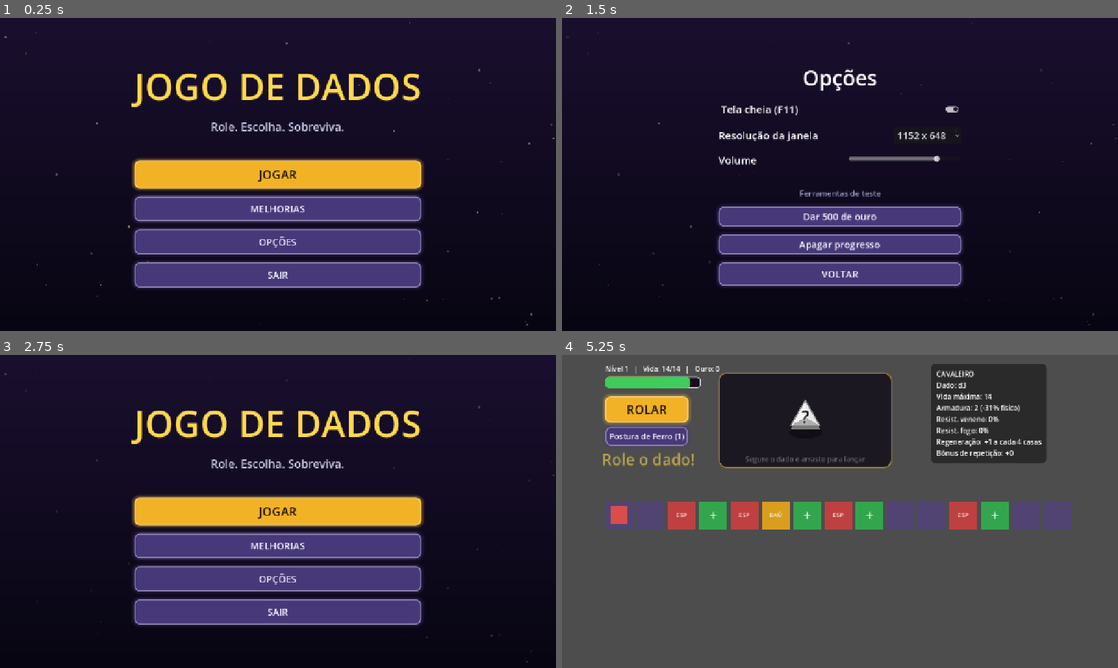
Above: before the commit, frames 1-4 (two rows, left to right).
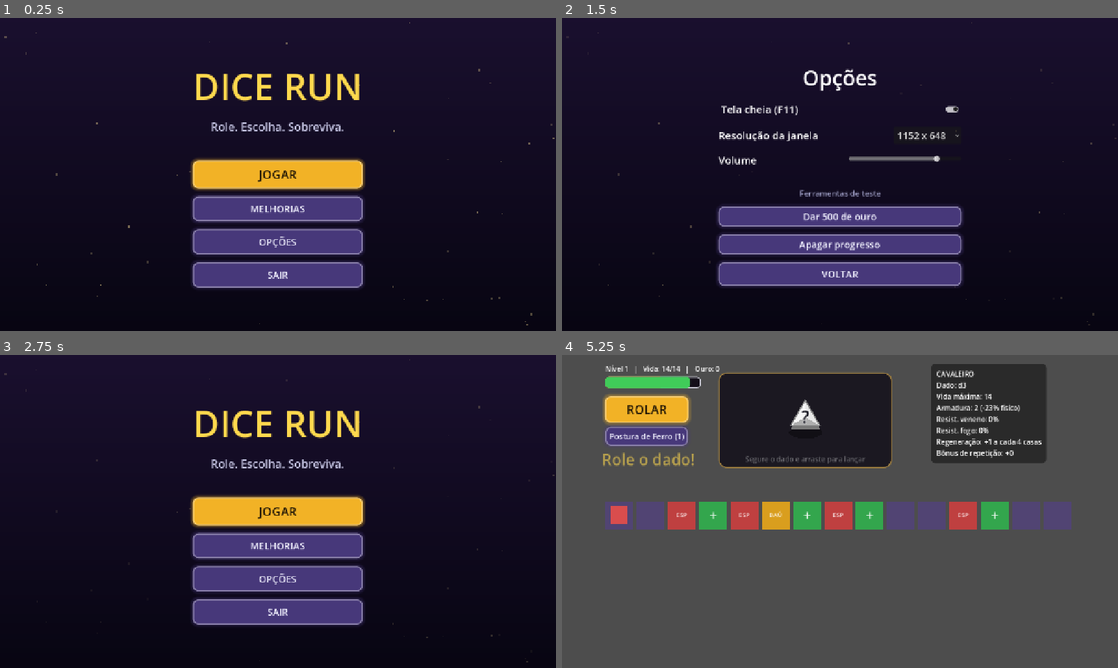
Above: after the commit, the same moments.

Repository: icamarassa/Dice-Run
Game: Godot game, scene res://scenes/menu.tscn
Two runs of this game, one before a commit and one after it. Both use one fixed random seed, a clock stepped at 60 frames per second and the inputs below.
Inputs (mouse positions are in pixels of both pictures, inside the frame that each line leads up to):
- Up to frame 1 (0.25 s): no input
- Up to frame 2 (1.5 s): click "OPÇÕES" at 0.5 s; click "Tela cheia (F11)" at 1.25 s
- Up to frame 3 (2.75 s): click "VOLTAR" at 2 s
- Up to frame 4 (5.25 s): click "JOGAR" at 2.75 s; click "VOLTAR" at 3.5 s; click "JOGAR" at 4.25 s; click (706, 514) at 5.02 s

The runs differ from the first frame. In frame 1, 11% of the frame differs, in the area x 23-77%, y 17-87%; in frame 2, nothing differs; in frame 3, 11%; in frame 4, less than 0.1%.

Commit message:
Marco 9: balanceamento anti-snowball, descanso proporcional e menu de pausa

Diff:
--- a/dados/buffs/acampamento.tres
+++ b/dados/buffs/acampamento.tres
@@ -1,6 +1,6 @@
-[gd_resource type="Resource" script_class="Buff" load_steps=2 format=3]
+[gd_resource type="Resource" script_class="Buff" format=3 uid="uid://bdgq7tjdxr380"]
 
-[ext_resource type="Script" path="res://scripts/buff.gd" id="1_buff"]
+[ext_resource type="Script" uid="uid://bojuqkqv6tqib" path="res://scripts/buff.gd" id="1_buff"]
 
 [resource]
 script = ExtResource("1_buff")
@@ -9,4 +9,4 @@
 descricao = "Descansar ao subir de nível cura mais"
 id_efeito = "descanso"
 valor = 2
-unico = false
+unico = true
--- a/dados/buffs/antitoxina.tres
+++ b/dados/buffs/antitoxina.tres
@@ -1,12 +1,10 @@
-[gd_resource type="Resource" script_class="Buff" load_steps=2 format=3]
+[gd_resource type="Resource" script_class="Buff" format=3 uid="uid://dce8y0vo6j0yt"]
 
-[ext_resource type="Script" path="res://scripts/buff.gd" id="1_buff"]
+[ext_resource type="Script" uid="uid://bojuqkqv6tqib" path="res://scripts/buff.gd" id="1_buff"]
 
 [resource]
 script = ExtResource("1_buff")
 nome = "Antitoxina"
-raridade = "Comum"
-descricao = "Resistência a veneno"
+descricao = "Aumenta a Resistência a Veneno em 15%"
 id_efeito = "resist_veneno"
-valor = 25
-unico = false
+valor = 15
--- /dev/null
+++ b/dados/buffs/armadura_de_aco.tres
@@ -0,0 +1,7 @@
+[gd_resource type="Resource" script_class="Buff" format=3 uid="uid://syvmeqkwqslq"]
+
+[ext_resource type="Script" uid="uid://bojuqkqv6tqib" path="res://scripts/buff.gd" id="1_r58qk"]
+
+[resource]
+script = ExtResource("1_r58qk")
+metadata/_custom_type_script = "uid://bojuqkqv6tqib"
--- /dev/null
+++ b/dados/buffs/carapaca_do_dragao.tres
@@ -0,0 +1,12 @@
+[gd_resource type="Resource" script_class="Buff" format=3 uid="uid://ducltig2knywd"]
+
+[ext_resource type="Script" uid="uid://bojuqkqv6tqib" path="res://scripts/buff.gd" id="1_mhrwe"]
+
+[resource]
+script = ExtResource("1_mhrwe")
+nome = "Carapaça do Dragão"
+raridade = "Lendaria"
+descricao = "Adicionar +8 de armadura"
+id_efeito = "reduz_dano"
+valor = 8
+metadata/_custom_type_script = "uid://bojuqkqv6tqib"
--- a/dados/buffs/casca_ignifuga.tres
+++ b/dados/buffs/casca_ignifuga.tres
@@ -1,12 +1,10 @@
-[gd_resource type="Resource" script_class="Buff" load_steps=2 format=3]
+[gd_resource type="Resource" script_class="Buff" format=3 uid="uid://bbm8xlsk72q4l"]
 
-[ext_resource type="Script" path="res://scripts/buff.gd" id="1_buff"]
+[ext_resource type="Script" uid="uid://bojuqkqv6tqib" path="res://scripts/buff.gd" id="1_buff"]
 
 [resource]
 script = ExtResource("1_buff")
 nome = "Casca Ignífuga"
-raridade = "Comum"
-descricao = "Resistência a fogo"
+descricao = "Aumenta a Resistência a Fogo em 15%"
 id_efeito = "resist_fogo"
-valor = 25
-unico = false
+valor = 15
--- a/dados/buffs/cota_de_malha.tres
+++ b/dados/buffs/cota_de_malha.tres
@@ -1,12 +1,11 @@
-[gd_resource type="Resource" script_class="Buff" load_steps=2 format=3]
+[gd_resource type="Resource" script_class="Buff" format=3 uid="uid://b3e7od15n265h"]
 
-[ext_resource type="Script" path="res://scripts/buff.gd" id="1_buff"]
+[ext_resource type="Script" uid="uid://bojuqkqv6tqib" path="res://scripts/buff.gd" id="1_buff"]
 
 [resource]
 script = ExtResource("1_buff")
 nome = "Cota de Malha"
 raridade = "Rara"
-descricao = "Armadura"
+descricao = "Armadura +3"
 id_efeito = "reduz_dano"
-valor = 4
-unico = false
+valor = 3
--- a/dados/buffs/escudo_termico.tres
+++ b/dados/buffs/escudo_termico.tres
@@ -1,12 +1,11 @@
-[gd_resource type="Resource" script_class="Buff" load_steps=2 format=3]
+[gd_resource type="Resource" script_class="Buff" format=3 uid="uid://bd4e1yt6nfveo"]
 
-[ext_resource type="Script" path="res://scripts/buff.gd" id="1_buff"]
+[ext_resource type="Script" uid="uid://bojuqkqv6tqib" path="res://scripts/buff.gd" id="1_buff"]
 
 [resource]
 script = ExtResource("1_buff")
 nome = "Escudo Térmico"
 raridade = "Rara"
-descricao = "Resistência a fogo"
+descricao = "Aumenta a Resistência a Fogo em 25%"
 id_efeito = "resist_fogo"
-valor = 40
-unico = false
+valor = 25
--- a/dados/buffs/pele_encantada.tres
+++ b/dados/buffs/pele_encantada.tres
@@ -1,12 +1,11 @@
-[gd_resource type="Resource" script_class="Buff" load_steps=2 format=3]
+[gd_resource type="Resource" script_class="Buff" format=3 uid="uid://17lluadb4oeo"]
 
-[ext_resource type="Script" path="res://scripts/buff.gd" id="1_buff"]
+[ext_resource type="Script" uid="uid://bojuqkqv6tqib" path="res://scripts/buff.gd" id="1_buff"]
 
 [resource]
 script = ExtResource("1_buff")
 nome = "Pele Encantada"
 raridade = "Epica"
-descricao = "Resistência a veneno e fogo"
+descricao = "Resistência a veneno e fogo - +25%"
 id_efeito = "resist_elemental"
-valor = 35
-unico = false
+valor = 25
--- a/dados/buffs/pes_leves.tres
+++ b/dados/buffs/pes_leves.tres
@@ -1,12 +1,11 @@
-[gd_resource type="Resource" script_class="Buff" load_steps=2 format=3]
+[gd_resource type="Resource" script_class="Buff" format=3 uid="uid://bua8g3gmb7bac"]
 
-[ext_resource type="Script" path="res://scripts/buff.gd" id="1_buff"]
+[ext_resource type="Script" uid="uid://bojuqkqv6tqib" path="res://scripts/buff.gd" id="1_buff"]
 
 [resource]
 script = ExtResource("1_buff")
 nome = "Pés Leves"
-raridade = "Rara"
+raridade = "Lendaria"
 descricao = "Espinhos não ferem quando você só passa por eles"
 id_efeito = "pes_leves"
-valor = 1
 unico = true
--- a/dados/buffs/regeneracao_forte.tres
+++ b/dados/buffs/regeneracao_forte.tres
@@ -1,12 +1,11 @@
-[gd_resource type="Resource" script_class="Buff" load_steps=2 format=3]
+[gd_resource type="Resource" script_class="Buff" format=3 uid="uid://blp6f4kjluqlb"]
 
-[ext_resource type="Script" path="res://scripts/buff.gd" id="1_buff"]
+[ext_resource type="Script" uid="uid://bojuqkqv6tqib" path="res://scripts/buff.gd" id="1_buff"]
 
 [resource]
 script = ExtResource("1_buff")
 nome = "Regeneração Forte"
-raridade = "Rara"
+raridade = "Epica"
 descricao = "+2 de cura a cada 4 casas"
 id_efeito = "low_regen"
 valor = 2
-unico = false
--- a/dados/buffs/sangue_de_dragao.tres
+++ b/dados/buffs/sangue_de_dragao.tres
@@ -1,12 +1,11 @@
-[gd_resource type="Resource" script_class="Buff" load_steps=2 format=3]
+[gd_resource type="Resource" script_class="Buff" format=3 uid="uid://bk3t7le1iobx6"]
 
-[ext_resource type="Script" path="res://scripts/buff.gd" id="1_buff"]
+[ext_resource type="Script" uid="uid://bojuqkqv6tqib" path="res://scripts/buff.gd" id="1_buff"]
 
 [resource]
 script = ExtResource("1_buff")
 nome = "Sangue de Dragão"
 raridade = "Epica"
-descricao = "Grande resistência a fogo"
+descricao = "Grande resistência a fogo - +35%"
 id_efeito = "resist_fogo"
-valor = 50
-unico = false
+valor = 35
--- a/scripts/main.gd
+++ b/scripts/main.gd
@@ -17,9 +17,15 @@
 
 const VIDA_INICIAL := 10
 const DANO_BASE := 4
+const DANO_POR_NIVEL := 0.5         # o dano base cresce 0,5 por nível
 const CURA_POR_NIVEL := 0.5          # o curativo melhora 0,5 PV por nível
 
 const CASAS_PARA_REGEN := 4
+const REGEN_MAX := 2                 # a regeneração nunca passa de +2
+const REGEN_BASE_POR_NIVEL := 3.0    # e cura no máximo isto (+0,3 por nível) a cada nível
+const REGEN_EXTRA_POR_NIVEL := 0.3
+const DESCANSO_PCT := 0.4            # ao subir de nível, você recupera 40% da vida máxima
+const PENALIDADE_ABANDONO := 0.5     # quem abandona a partida perde metade do ouro
 
 # ---------- Ouro ----------
 const OURO_BAU_BASE := 8
@@ -32,15 +38,19 @@
 const DENSIDADE_PERIGO_BASE := 0.30
 const DENSIDADE_PERIGO_POR_NIVEL := 0.015
 const DENSIDADE_PERIGO_MAX := 0.45
-const DENSIDADE_BUFF := 0.30
+const DENSIDADE_BUFF_INICIAL := 0.30   # buffs ficam mais raros conforme você avança
+const DENSIDADE_BUFF_FINAL := 0.20
+const NIVEL_BUFF_FINAL := 15
 const DENSIDADE_BAU := 0.08
 
 # ---------- Armadilhas ----------
-const MULT_FOGO := 1.3               # o fogo bate mais forte que os espinhos
+const MULT_FOGO := 1.5               # o fogo bate mais forte que os espinhos
+const FOGO_PISO := 0.20              # ...e nunca tira menos que 20% da vida máxima
 const PASSAGEM_ESPINHOS := 0.35      # passando por espinhos: 35% do dano normal
 const VENENO_TURNOS := 4
 const VENENO_TURNOS_MAX := 6
-const VENENO_FRACAO := 0.3           # dano do veneno por turno = 30% do dano do nível
+const VENENO_FRACAO := 0.4           # dano do veneno por turno = 40% do dano do nível
+const VENENO_PISO := 0.03            # ...e nunca menos que 3% da vida máxima
 const RECUO_ALCAPAO := 2
 
 # nivel_min: nível em que a armadilha aparece pela primeira vez
@@ -65,10 +75,10 @@
 
 # ---------- Defesa ----------
 # Armadura: quanto mais você acumula, menos ela rende (nunca chega a 100%)
-const ARMADURA_K := 4.0
-const ARMADURA_K_POR_NIVEL := 0.5
-const REDUCAO_MAX := 0.75
-const RESIST_MAX := 0.8
+const ARMADURA_K := 6.0
+const ARMADURA_K_POR_NIVEL := 0.6
+const REDUCAO_MAX := 0.6
+const RESIST_MAX := 0.6
 
 # O dado só pode evoluir para o tamanho X a partir do nível Y
 const NIVEL_MIN_DADO := {4: 3, 6: 6, 8: 10, 10: 14, 12: 18, 20: 24}
@@ -136,6 +146,7 @@
 var resist_veneno := 0.0
 var resist_fogo := 0.0
 var regen_valor := 0
+var regen_orcamento := 0.0           # quanto a regeneração ainda pode curar neste nível
 var escudo_max := 0
 var escudo_cargas := 0
 var escudo_temp := 0                 # bloqueios da Postura de Ferro
@@ -217,13 +228,60 @@
 	_mostrar_dica()
 
 
-# F11 alterna tela cheia
 func _input(event: InputEvent) -> void:
+	# F11 alterna tela cheia
 	var tecla := event as InputEventKey
 	if tecla and tecla.pressed and not tecla.echo and tecla.keycode == KEY_F11:
 		Salvamento.tela_cheia = not Salvamento.tela_cheia
 		Salvamento.aplicar_opcoes()
 		Salvamento.salvar()
+
+	# ESC abre o menu de pausa
+	if event.is_action_pressed("ui_cancel") and not get_tree().paused and not jogo_terminou:
+		_abrir_pausa()
+		get_viewport().set_input_as_handled()
+
+
+# ======================================================
+#  PAUSA
+# ======================================================
+
+func _calcular_ouro_total() -> int:
+	var ouro_nivel := roundi((nivel - 1) * OURO_POR_NIVEL_FINAL * (1.0 + bonus_ouro))
+	return ouro_run + ouro_nivel
+
+
+func _abrir_pausa() -> void:
+	get_tree().paused = true      # congela tweens, timers e o dado
+	var pausa := MenuPausa.new()
+	pausa.configurar(_calcular_ouro_total(), PENALIDADE_ABANDONO)
+	pausa.continuar.connect(_on_pausa_continuar.bind(pausa))
+	pausa.abandonar.connect(_on_pausa_abandonar)
+	pausa.sair.connect(_on_pausa_sair)
+	$UI.add_child(pausa)
+
+
+func _on_pausa_continuar(pausa: Control) -> void:
+	pausa.queue_free()
+	get_tree().paused = false
+
+
+# Abandonar: você volta ao menu levando só parte do ouro da partida
+func _encerrar_partida_abandonada() -> void:
+	jogo_terminou = true
+	var ouro_levado := roundi(_calcular_ouro_total() * (1.0 - PENALIDADE_ABANDONO))
+	Salvamento.registrar_run(nivel, ouro_levado)
+	get_tree().paused = false
+
+
+func _on_pausa_abandonar() -> void:
+	_encerrar_partida_abandonada()
+	get_tree().change_scene_to_file(CENA_MENU)
+
+
+func _on_pausa_sair() -> void:
+	_encerrar_partida_abandonada()
+	get_tree().quit()
 
 
 # ======================================================
@@ -263,8 +321,10 @@
 	armadura += int(Salvamento.efeito_total("armadura_inicial", id))
 
 	var elemental := Salvamento.efeito_total("resist_elemental_inicial", id) / 100.0
-	resist_veneno = minf(resist_veneno + Salvamento.efeito_total("resist_veneno_inicial", id) / 100.0 + elemental, RESIST_MAX)
-	resist_fogo = minf(resist_fogo + Salvamento.efeito_total("resist_fogo_inicial", id) / 100.0 + elemental, RESIST_MAX)
+	resist_veneno = _somar_resist(resist_veneno, Salvamento.efeito_total("resist_veneno_inicial", id) / 100.0)
+	resist_veneno = _somar_resist(resist_veneno, elemental)
+	resist_fogo = _somar_resist(resist_fogo, Salvamento.efeito_total("resist_fogo_inicial", id) / 100.0)
+	resist_fogo = _somar_resist(resist_fogo, elemental)
 
 	dado.rerrola_ate += int(Salvamento.efeito_total("rerrola_inicial", id))
 	sorte += Salvamento.efeito_total("sorte_inicial", id) / 100.0
@@ -614,6 +674,12 @@
 	return maxi(roundi(base * (1.0 - reducao)), 1)
 
 
+# Resistências se somam de forma "multiplicativa": cada nova resistência só age sobre o
+# dano que ainda restava. 25% + 25% dá 44% (e não 50%), e o teto é RESIST_MAX.
+func _somar_resist(atual: float, novo: float) -> float:
+	return minf(1.0 - (1.0 - atual) * (1.0 - novo), RESIST_MAX)
+
+
 # Aplica um dano. "bloqueavel" diz se escudos e posturas podem absorvê-lo.
 func _receber_dano(base: int, elemento: String, nome: String, bloqueavel := true, forte := true) -> void:
 	if bloqueavel and escudo_temp > 0:
@@ -690,7 +756,9 @@
 		"ignora_gelo":
 			return not ignora_gelo
 		"reduz_queda":
-			return reducao_queda < RECUO_ALCAPAO
+			return reducao_queda < RECUO_ALCAPAO - 1    # o alçapão sempre derruba pelo menos 1 casa
+		"low_regen":
+			return regen_valor < REGEN_MAX
 	return true
 
 
@@ -885,12 +953,12 @@
 		"reduz_dano":
 			armadura += buff.valor
 		"resist_veneno":
-			resist_veneno = minf(resist_veneno + buff.valor / 100.0, RESIST_MAX)
+			resist_veneno = _somar_resist(resist_veneno, buff.valor / 100.0)
 		"resist_fogo":
-			resist_fogo = minf(resist_fogo + buff.valor / 100.0, RESIST_MAX)
+			resist_fogo = _somar_resist(resist_fogo, buff.valor / 100.0)
 		"resist_elemental":
-			resist_veneno = minf(resist_veneno + buff.valor / 100.0, RESIST_MAX)
-			resist_fogo = minf(resist_fogo + buff.valor / 100.0, RESIST_MAX)
+			resist_veneno = _somar_resist(resist_veneno, buff.valor / 100.0)
+			resist_fogo = _somar_resist(resist_fogo, buff.valor / 100.0)
 		"antidoto":
 			veneno_turnos = 0
 			veneno_dano = 0
@@ -910,7 +978,7 @@
 		"mais_opcoes":
 			opcoes_extra += buff.valor
 		"low_regen":
-			regen_valor += buff.valor
+			regen_valor = mini(regen_valor + buff.valor, REGEN_MAX)
 		"low_health":
 			vida_maxima += buff.valor
 			vida += buff.valor
@@ -933,6 +1001,7 @@
 	tipos_casas.clear()
 	posicao_atual = 0
 	hab_usos = hab_usos_max      # a habilidade recarrega a cada nível
+	regen_orcamento = REGEN_BASE_POR_NIVEL + REGEN_EXTRA_POR_NIVEL * nivel
 
 	_criar_tabuleiro()
 	marcador.position = _posicao_do_marcador(0)
@@ -977,6 +1046,11 @@
 			casa.add_child(l)
 
 
+func _densidade_buff() -> float:
+	var progresso := clampf(float(nivel - 1) / float(NIVEL_BUFF_FINAL - 1), 0.0, 1.0)
+	return lerpf(DENSIDADE_BUFF_INICIAL, DENSIDADE_BUFF_FINAL, progresso)
+
+
 func _densidade_perigo() -> float:
 	return minf(
 		DENSIDADE_PERIGO_BASE + DENSIDADE_PERIGO_POR_NIVEL * (nivel - 1),
@@ -996,7 +1070,7 @@
 	var indices: Array = range(1, n - 1)
 	indices.shuffle()
 
-	var qtd_buffs := roundi(interior * DENSIDADE_BUFF)
+	var qtd_buffs := roundi(interior * _densidade_buff())
 	var qtd_baus := roundi(interior * DENSIDADE_BAU)
 	var qtd_perigos := roundi(interior * _densidade_perigo())
 	if nivel >= 3:
@@ -1037,10 +1111,12 @@
 		indices.erase(i)
 		qtd_baus -= 1
 
-	# 4) O resto dos buffs
+	# 4) O resto dos buffs (nunca dois colados)
 	for i in indices:
 		if qtd_buffs <= 0:
 			break
+		if tipos[i - 1] == TipoCasa.BUFF or tipos[i + 1] == TipoCasa.BUFF:
+			continue
 		tipos[i] = TipoCasa.BUFF
 		qtd_buffs -= 1
 
@@ -1079,7 +1155,7 @@
 
 
 func _dano_do_nivel() -> int:
-	return DANO_BASE + int((nivel - 1) * 0.6)
+	return DANO_BASE + int((nivel - 1) * DANO_POR_NIVEL)
 
 
 func _frase_do_nivel(n: int) -> String:
@@ -1117,7 +1193,8 @@
 	await t.finished
 
 	# Troca de nível enquanto a tela está preta
-	var descanso := 2 + bonus_descanso
+	# O descanso é uma porcentagem da vida máxima: assim vida máxima importa de verdade
+	var descanso := maxi(2, roundi(vida_maxima * DESCANSO_PCT)) + bonus_descanso
 	nivel += 1
 	total_casas += 2
 	vida = mini(vida + descanso, vida_maxima)
@@ -1232,9 +1309,13 @@
 	passos_totais += 1
 
 	if regen_valor > 0 and passos_totais % CASAS_PARA_REGEN == 0 and vida < vida_maxima:
-		vida = mini(vida + regen_valor, vida_maxima)
-		_aviso("Regeneração: +%d PV" % regen_valor, COR_AVISO_BOM)
-		_atualizar_vida()
+		# A regeneração tem um "orçamento" por nível, para não anular todo o dano
+		var cura := mini(mini(regen_valor, vida_maxima - vida), floori(regen_orcamento))
+		if cura > 0:
+			vida += cura
+			regen_orcamento -= cura
+			_aviso("Regeneração: +%d PV" % cura, COR_AVISO_BOM)
+			_atualizar_vida()
 
 	# Escudo: conta os passos desde a última recarga (só enquanto não está cheio)
 	if escudo_max > 0 and escudo_cargas < escudo_max:
@@ -1292,15 +1373,25 @@
 		TipoCasa.ESPINHOS:
 			_receber_dano(_dano_do_nivel(), "fisico", "Espinhos")
 		TipoCasa.FOGO:
-			_receber_dano(int(_dano_do_nivel() * MULT_FOGO), "fogo", "Fogo")
+			_receber_dano(_dano_fogo(), "fogo", "Fogo")
 		TipoCasa.VENENO:
 			_envenenar()
 		TipoCasa.GELO:
 			_congelar()
 
 
+# Dano bruto do fogo e do veneno: o maior entre a conta do nível e uma % da vida máxima.
+# Assim, quem empilha vida máxima continua sentindo o perigo.
+func _dano_fogo() -> int:
+	return maxi(int(_dano_do_nivel() * MULT_FOGO), roundi(vida_maxima * FOGO_PISO))
+
+
+func _dano_veneno_base() -> int:
+	return maxi(maxi(int(_dano_do_nivel() * VENENO_FRACAO), roundi(vida_maxima * VENENO_PISO)), 1)
+
+
 func _envenenar() -> void:
-	var base := maxi(int(_dano_do_nivel() * VENENO_FRACAO), 1)
+	var base := _dano_veneno_base()
 	# A resistência também encurta a duração
 	var turnos := maxi(ceili(VENENO_TURNOS * (1.0 - resist_veneno)), 1)
 	veneno_dano = maxi(veneno_dano, base)
@@ -1332,7 +1423,7 @@
 
 
 func _cair_no_alcapao() -> void:
-	var recuo := mini(maxi(RECUO_ALCAPAO - reducao_queda, 0), posicao_atual)
+	var recuo := mini(maxi(RECUO_ALCAPAO - reducao_queda, 1), posicao_atual)
 	if recuo <= 0:
 		_aviso("Você se segurou na corda e não caiu!", COR_AVISO_BOM)
 		return
@@ -1376,8 +1467,7 @@
 	timer_dica.stop()
 
 	# O ouro da partida vai para o seu "banco" permanente (ouro dos baús + bônus por nível)
-	var ouro_nivel := roundi((nivel - 1) * OURO_POR_NIVEL_FINAL * (1.0 + bonus_ouro))
-	var ouro_total := ouro_run + ouro_nivel
+	var ouro_total := _calcular_ouro_total()
 	Salvamento.registrar_run(nivel, ouro_total)
 
 	# Um instante para o jogador ver o golpe final
--- a/scripts/menu.gd
+++ b/scripts/menu.gd
@@ -125,7 +125,7 @@
 
 func _mostrar_principal() -> void:
 	var c := _limpar()
-	c.add_child(Estilo.novo_label("JOGO DE DADOS", 84, COR_OURO, false))
+	c.add_child(Estilo.novo_label("DICE RUN", 84, COR_OURO, false))
 	c.add_child(Estilo.novo_label("Role. Escolha. Sobreviva.", 26, Color(0.8, 0.8, 0.92), false))
 	c.add_child(_espaco(24))
 
--- /dev/null
+++ b/scripts/pausa.gd
@@ -0,0 +1,193 @@
+class_name MenuPausa
+extends Control
+# Menu de pausa. Funciona com o jogo congelado (get_tree().paused = true).
+
+signal continuar
+signal abandonar
+signal sair
+
+var ouro_em_jogo := 0
+var penalidade := 0.5
+var centro: CenterContainer
+
+
+# Chame ANTES de adicionar à cena
+func configurar(ouro: int, perda: float) -> void:
+	ouro_em_jogo = ouro
+	penalidade = perda
+
+
+func _ready() -> void:
+	# Este menu precisa continuar funcionando enquanto o resto do jogo está pausado
+	process_mode = Node.PROCESS_MODE_ALWAYS
+	set_anchors_and_offsets_preset(Control.PRESET_FULL_RECT)
+
+	var fundo := ColorRect.new()
+	fundo.color = Color(0, 0, 0, 0.82)
+	fundo.set_anchors_and_offsets_preset(Control.PRESET_FULL_RECT)
+	add_child(fundo)
+
+	centro = CenterContainer.new()
+	centro.set_anchors_and_offsets_preset(Control.PRESET_FULL_RECT)
+	add_child(centro)
+
+	_mostrar_principal()
+
+
+# ESC fecha a pausa
+func _input(event: InputEvent) -> void:
+	if event.is_action_pressed("ui_cancel"):
+		get_viewport().set_input_as_handled()
+		continuar.emit()
+
+
+# ---------- Ajudantes ----------
+
+func _limpar() -> VBoxContainer:
+	for filho in centro.get_children():
+		centro.remove_child(filho)
+		filho.queue_free()
+	var coluna := VBoxContainer.new()
+	coluna.add_theme_constant_override("separation", 16)
+	coluna.alignment = BoxContainer.ALIGNMENT_CENTER
+	centro.add_child(coluna)
+	return coluna
+
+
+func _botao(texto: String, principal := false, tamanho := Vector2(360, 56)) -> Button:
+	var b := Button.new()
+	b.text = texto
+	b.custom_minimum_size = tamanho
+	b.focus_mode = Control.FOCUS_NONE
+	if principal:
+		Estilo.botao_dourado(b, 26)
+	else:
+		Estilo.botao_secundario(b, 22)
+	return b
+
+
+# ---------- Telas ----------
+
+func _mostrar_principal() -> void:
+	var c := _limpar()
+	c.add_child(Estilo.novo_label("PAUSADO", 64, Color(1.0, 0.85, 0.3), false))
+	c.add_child(Estilo.novo_label("Ouro desta partida: %d" % ouro_em_jogo, 22, Color(0.85, 0.85, 0.92), false))
+
+	var voltar := _botao("CONTINUAR", true, Vector2(360, 64))
+	voltar.pressed.connect(func(): continuar.emit())
+	c.add_child(voltar)
+
+	var opcoes := _botao("OPÇÕES")
+	opcoes.pressed.connect(_mostrar_opcoes)
+	c.add_child(opcoes)
+
+	var abandonar_b := _botao("ABANDONAR PARTIDA")
+	abandonar_b.pressed.connect(_mostrar_confirmacao.bind(false))
+	c.add_child(abandonar_b)
+
+	var sair_b := _botao("SAIR DO JOGO")
+	sair_b.pressed.connect(_mostrar_confirmacao.bind(true))
+	c.add_child(sair_b)
+
+	c.add_child(Estilo.novo_label("ESC para continuar", 16, Color(0.6, 0.6, 0.75), false))
+
+
+func _mostrar_confirmacao(fechar_o_jogo: bool) -> void:
+	var c := _limpar()
+	var levado := roundi(ouro_em_jogo * (1.0 - penalidade))
+	var perdido := ouro_em_jogo - levado
+
+	c.add_child(Estilo.novo_label("Tem certeza?", 56, Color(0.95, 0.4, 0.35), false))
+	c.add_child(Estilo.novo_label("A partida será encerrada.", 24, Color.WHITE, false))
+	c.add_child(Estilo.novo_label("Você leva %d de ouro e perde %d." % [levado, perdido], 24, Color(1.0, 0.85, 0.3), false))
+
+	var sim := _botao("SIM, SAIR DA PARTIDA", true, Vector2(380, 60))
+	if fechar_o_jogo:
+		sim.text = "SIM, FECHAR O JOGO"
+		sim.pressed.connect(func(): sair.emit())
+	else:
+		sim.pressed.connect(func(): abandonar.emit())
+	c.add_child(sim)
+
+	var nao := _botao("NÃO, VOLTAR")
+	nao.pressed.connect(_mostrar_principal)
+	c.add_child(nao)
+
+
+func _mostrar_opcoes() -> void:
+	var c := _limpar()
+	c.add_child(Estilo.novo_label("Opções", 56, Color.WHITE, false))
+
+	var caixa := VBoxContainer.new()
+	caixa.custom_minimum_size = Vector2(560, 0)
+	caixa.add_theme_constant_override("separation", 20)
+	c.add_child(caixa)
+
+	var cheia := CheckButton.new()
+	cheia.text = "Tela cheia (F11)"
+	cheia.button_pressed = Salvamento.tela_cheia
+	cheia.focus_mode = Control.FOCUS_NONE
+	cheia.add_theme_font_size_override("font_size", 24)
+	cheia.toggled.connect(_on_tela_cheia)
+	caixa.add_child(cheia)
+
+	var linha_res := HBoxContainer.new()
+	linha_res.add_theme_constant_override("separation", 20)
+	caixa.add_child(linha_res)
+	var rotulo_res := Label.new()
+	rotulo_res.text = "Resolução da janela"
+	rotulo_res.add_theme_font_size_override("font_size", 24)
+	rotulo_res.size_flags_horizontal = Control.SIZE_EXPAND_FILL
+	linha_res.add_child(rotulo_res)
+	var lista_res := OptionButton.new()
+	lista_res.add_theme_font_size_override("font_size", 22)
+	lista_res.focus_mode = Control.FOCUS_NONE
+	for r in Salvamento.RESOLUCOES:
+		lista_res.add_item("%d x %d" % [r.x, r.y])
+	lista_res.select(Salvamento.indice_resolucao)
+	lista_res.item_selected.connect(_on_resolucao)
+	linha_res.add_child(lista_res)
+
+	var linha_vol := HBoxContainer.new()
+	linha_vol.add_theme_constant_override("separation", 20)
+	caixa.add_child(linha_vol)
+	var rotulo_vol := Label.new()
+	rotulo_vol.text = "Volume"
+	rotulo_vol.add_theme_font_size_override("font_size", 24)
+	rotulo_vol.size_flags_horizontal = Control.SIZE_EXPAND_FILL
+	linha_vol.add_child(rotulo_vol)
+	var barra := HSlider.new()
+	barra.min_value = 0.0
+	barra.max_value = 1.0
+	barra.step = 0.05
+	barra.value = Salvamento.volume
+	barra.custom_minimum_size = Vector2(260, 28)
+	barra.focus_mode = Control.FOCUS_NONE
+	barra.value_changed.connect(_on_volume)
+	barra.drag_ended.connect(_on_volume_solto)
+	linha_vol.add_child(barra)
+
+	var voltar := _botao("VOLTAR")
+	voltar.pressed.connect(_mostrar_principal)
+	c.add_child(voltar)
+
+
+func _on_tela_cheia(ligado: bool) -> void:
+	Salvamento.tela_cheia = ligado
+	Salvamento.aplicar_opcoes()
+	Salvamento.salvar()
+
+
+func _on_resolucao(indice: int) -> void:
+	Salvamento.indice_resolucao = indice
+	Salvamento.aplicar_opcoes()
+	Salvamento.salvar()
+
+
+func _on_volume(valor: float) -> void:
+	Salvamento.volume = valor
+	Salvamento.aplicar_opcoes()
+
+
+func _on_volume_solto(_mudou: bool) -> void:
+	Salvamento.salvar()
Not shown, added: scripts/pausa.gd.uid
